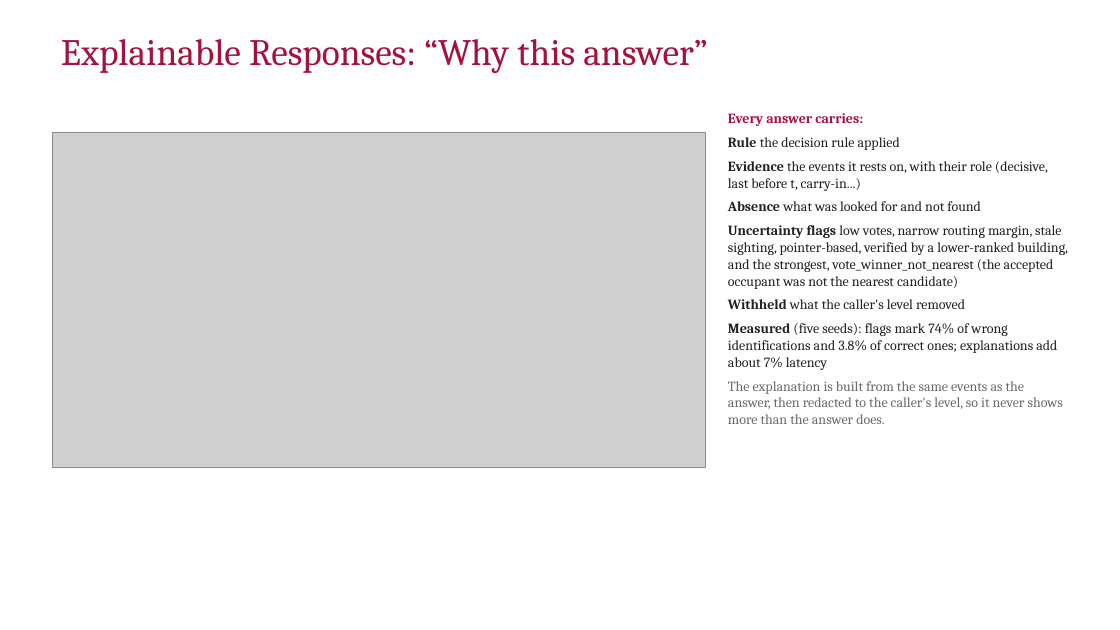
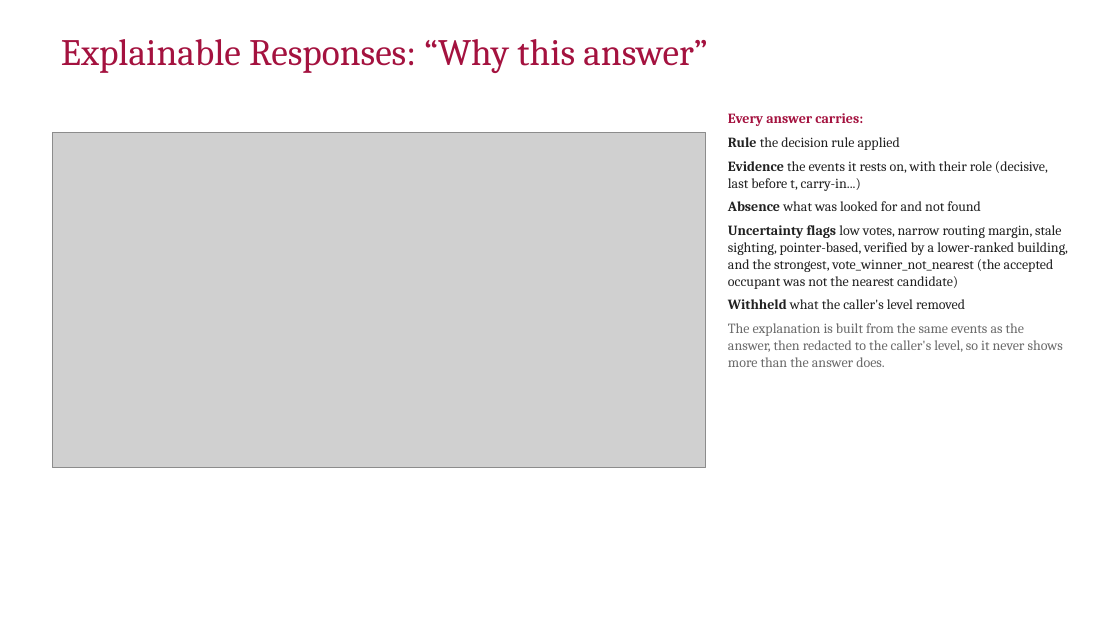
Before and after one commit to yadhu-vipin/Occupant_Tracking_v2, a slide deck: slide 13 of final_review/S7_Final_Review_Group_C3.pptx. Drawn at 1120x630 pixels with LibreOffice and Linux fonts; fonts in the diff are those of the drawing; grey boxes stand for pictures; background and template pictures are left out. Boxes give left, top, right and bottom in pixels: in the first picture for what was removed or moved away, otherwise in the second. Text is boxed around its words. In the diff, an @@ line names an element or a change of style, - is before the commit and + after.

Commit message:
docs: deck slides 10-30 follow the same rules (sensor-neutral, no class-teacher wording, no result values before the results slides); new results slide for explanations and Bloom filters

```diff
--- a/final_review/S7_Final_Review_Group_C3.pptx
+++ b/final_review/S7_Final_Review_Group_C3.pptx
@@ text at (x1=728, y1=323, x2=1057, y2=370): paragraph removed @@
-Measured (five seeds): flags mark 74% of wrong identifications and 3.8% of correct ones; explanations add about 7% latency
```
Also in this commit, not shown: 8 other slides changed, 1 slide added.
